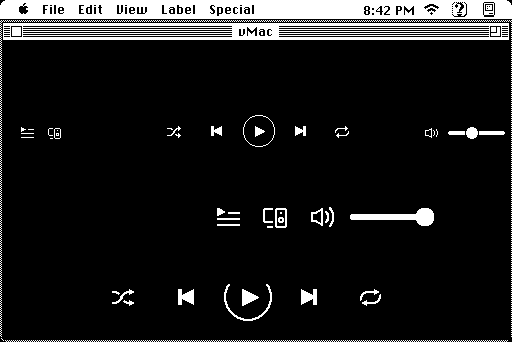
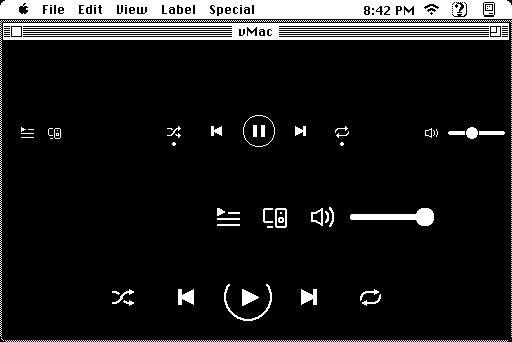
Layer changes from the first 512 x 342 image to the second:
added layer "Layer 14" above "Pause" over 253, 125, 265, 137
added layer "Pause" above "Play" over 253, 125, 265, 137
hid "Play" over 253, 125, 265, 137
added layer "Layer 15 copy" above "Layer 15" over 340, 142, 344, 146
added layer "Layer 15" above "Layer 9" over 172, 142, 176, 146
